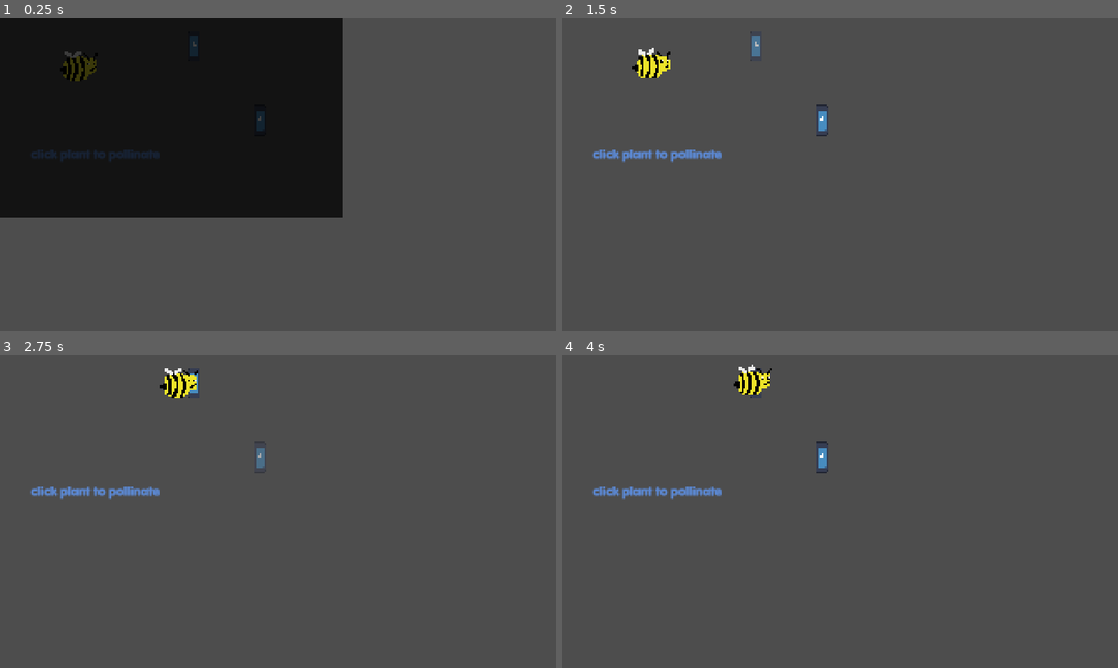
Above: before the commit, frames 1-4 (two rows, left to right).
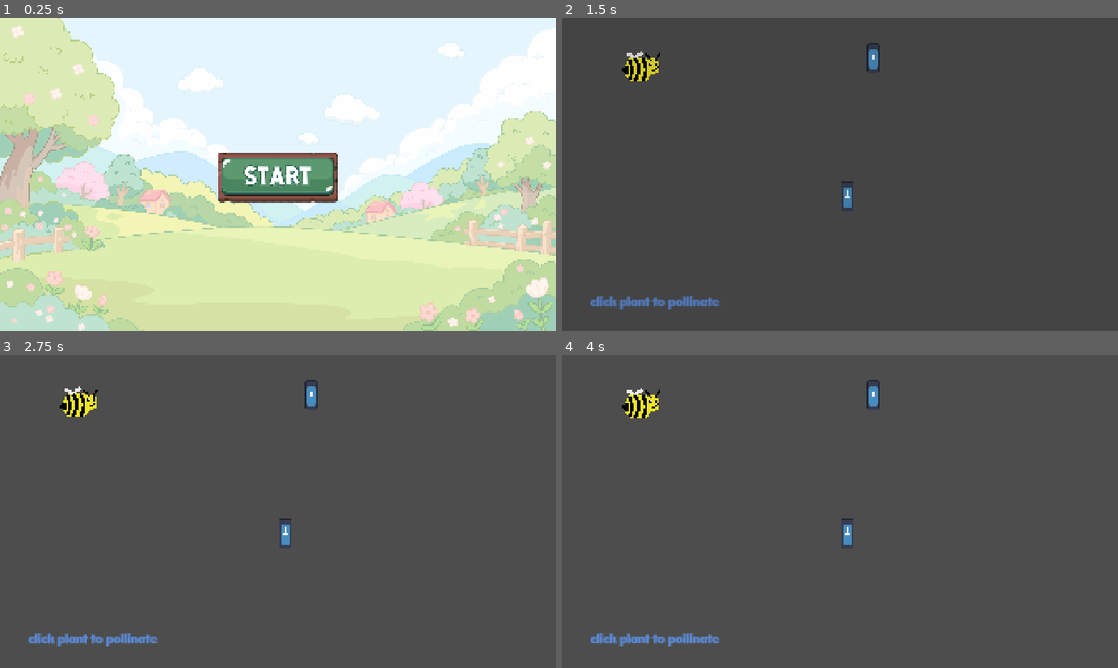
Above: after the commit, the same moments.

Repository: impzay/downtowngreens
Game: Godot game, scene res://Scenes/StartScreen.tscn
Same seed, same stepped clock (60 frames per second), same inputs: the game is played once before the commit and once after it. Before the commit the project starts from res://Scenes/main.tscn. The engine's default icon, where the game draws it, is replaced by a stand-in: a white triangle on a blue panel in a dark square. Sound files missing from this copy of the repository are replaced by a short silence.
Inputs (mouse positions are in pixels of both pictures, inside the frame that each line leads up to):
- Up to frame 1 (0.25 s): no input
- Up to frame 2 (1.5 s): click (840, 177) at 0.52 s; tap Enter at 1.25 s; move the mouse to (756, 46) at 1.27 s; click (756, 46) at 1.42 s
- Up to frame 3 (2.75 s): move the mouse to (261, 455) at 2.02 s; click (261, 455) at 2.17 s
- Up to frame 4 (4 s): move the mouse to (895, 442) at 2.77 s; click (895, 442) at 2.92 s; move the mouse to (812, 574) at 3.52 s; click (812, 574) at 3.67 s

The runs differ from the first frame. In frame 1, 100% of the frame differs, in the area x 0-100%, y 0-100%; in frame 2, 2.3%; in frame 3, 2.4%; in frame 4, 2.4%.

Commit message:
Add shader to pollinator, anchors to gui and gui tweaks.

Diff:
--- a/garden-sprouts/Scenes/Level2.tscn
+++ b/garden-sprouts/Scenes/Level2.tscn
@@ -31,10 +31,10 @@
 
 [node name="RichTextLabel" type="RichTextLabel" parent="UI" unique_id=431899170]
 layout_mode = 0
-offset_left = 106.0
-offset_top = 452.99997
-offset_right = 312.34918
-offset_bottom = 471.25394
+offset_left = 84.0
+offset_top = 931.0
+offset_right = 290.34918
+offset_bottom = 949.25397
 scale = Vector2(2.52, 2.52)
 theme_override_colors/default_color = Color(0.35888037, 0.5349528, 0.8254725, 1)
 theme_override_fonts/normal_font = ExtResource("4_ng020")
@@ -46,8 +46,8 @@
 layout_mode = 0
 offset_left = -13.0
 offset_top = -28.0
-offset_right = 1187.0
-offset_bottom = 687.0
+offset_right = 1936.0
+offset_bottom = 1087.0
 color = Color(0, 0, 0, 1)
 
 [node name="PauseScreen" parent="UI" unique_id=1818206211 instance=ExtResource("5_lgosu")]
@@ -59,17 +59,17 @@
 
 [node name="Pollinator" parent="." unique_id=741083609 instance=ExtResource("5_vn2uo")]
 z_index = 1
-position = Vector2(73, 281)
+position = Vector2(356, 371)
 
 [node name="Plant" parent="." unique_id=16015361 instance=ExtResource("6_mtqcm")]
-position = Vector2(405, 114)
+position = Vector2(716, 168)
 is_pollinated = true
 plant_type = "Carrot"
 
 [node name="Plant2" parent="." unique_id=521468968 instance=ExtResource("6_mtqcm")]
-position = Vector2(960, 155)
+position = Vector2(1259, 274)
 plant_type = "Carrot"
 
 [node name="Plant3" parent="." unique_id=470140327 instance=ExtResource("6_mtqcm")]
-position = Vector2(710, 444)
+position = Vector2(1030, 697)
 plant_type = "Carrot"
--- a/garden-sprouts/Scenes/StartScreen.tscn
+++ b/garden-sprouts/Scenes/StartScreen.tscn
@@ -44,3 +44,5 @@
 
 [node name="Quit_Button" type="TextureButton" parent="CenterContainer/VBoxContainer" unique_id=1118453889]
 layout_mode = 2
+
+[connection signal="pressed" from="CenterContainer/VBoxContainer/Start_Button" to="." method="_on_start_button_pressed"]
--- a/garden-sprouts/Scenes/level3.tscn
+++ b/garden-sprouts/Scenes/level3.tscn
@@ -26,18 +26,20 @@
 
 [node name="UI" type="Control" parent="." unique_id=543839926]
 layout_mode = 3
-anchors_preset = 0
-offset_right = 40.0
-offset_bottom = 40.0
+anchors_preset = 15
+anchor_right = 1.0
+anchor_bottom = 1.0
+grow_horizontal = 2
+grow_vertical = 2
 script = ExtResource("1_mrxql")
 metadata/_edit_use_anchors_ = true
 
 [node name="RichTextLabel" type="RichTextLabel" parent="UI" unique_id=1461654113]
 layout_mode = 0
-offset_left = 106.0
-offset_top = 452.99997
-offset_right = 312.34918
-offset_bottom = 471.25394
+offset_left = 119.0
+offset_top = 892.0
+offset_right = 325.34918
+offset_bottom = 910.25397
 scale = Vector2(2.52, 2.52)
 theme_override_colors/default_color = Color(0.35888037, 0.5349528, 0.8254725, 1)
 theme_override_fonts/normal_font = ExtResource("2_qrg6c")
@@ -49,17 +51,22 @@
 layout_mode = 0
 offset_left = -13.0
 offset_top = -28.0
-offset_right = 1187.0
-offset_bottom = 687.0
+offset_right = 1975.0
+offset_bottom = 1117.0
 mouse_filter = 2
 color = Color(0, 0, 0, 1)
 
 [node name="ReplayButton" type="Button" parent="UI" unique_id=455660068]
-layout_mode = 0
-offset_left = 963.0
-offset_top = 9.0
-offset_right = 1122.0
-offset_bottom = 79.0
+layout_mode = 1
+anchors_preset = -1
+anchor_left = 0.312
+anchor_top = 0.22
+anchor_right = 1.02
+anchor_bottom = 1.0
+offset_left = 1399.0
+offset_top = 862.0
+offset_right = 1566.0
+offset_bottom = 932.0
 theme_override_fonts/font = ExtResource("2_qrg6c")
 theme_override_font_sizes/font_size = 43
 text = "Replay!"
@@ -76,20 +83,20 @@
 position = Vector2(104, 339)
 
 [node name="Plant" parent="." unique_id=16015361 instance=ExtResource("4_qrg6c")]
-position = Vector2(559, 124)
+position = Vector2(704, 95)
 is_pollinated = true
 plant_type = "Carrot"
 
 [node name="Plant2" parent="." unique_id=521468968 instance=ExtResource("4_qrg6c")]
-position = Vector2(911, 195)
+position = Vector2(1568, 149)
 plant_type = "Pumpkin"
 
 [node name="Plant3" parent="." unique_id=470140327 instance=ExtResource("4_qrg6c")]
-position = Vector2(590, 502)
+position = Vector2(708, 747)
 plant_type = "Carrot"
 
 [node name="Plant4" parent="." unique_id=657675004 instance=ExtResource("4_qrg6c")]
-position = Vector2(972, 445)
+position = Vector2(1402, 699)
 is_pollinated = true
 plant_type = "Pumpkin"
 
--- a/garden-sprouts/Scenes/main.tscn
+++ b/garden-sprouts/Scenes/main.tscn
@@ -22,10 +22,10 @@
 
 [node name="RichTextLabel" type="RichTextLabel" parent="UI" unique_id=650406494]
 layout_mode = 0
-offset_left = 106.0
-offset_top = 452.99997
-offset_right = 312.34918
-offset_bottom = 471.25394
+offset_left = 97.0
+offset_top = 962.0
+offset_right = 303.34918
+offset_bottom = 980.25397
 scale = Vector2(2.52, 2.52)
 theme_override_colors/default_color = Color(0.35888037, 0.5349528, 0.8254725, 1)
 theme_override_fonts/normal_font = ExtResource("2_kry3j")
@@ -36,17 +36,17 @@
 layout_mode = 0
 offset_left = -13.0
 offset_top = -28.0
-offset_right = 1187.0
-offset_bottom = 687.0
+offset_right = 1932.0
+offset_bottom = 1083.0
 color = Color(0, 0, 0, 1)
 
 [node name="Plant" parent="." unique_id=16015361 instance=ExtResource("2_jjvhh")]
-position = Vector2(672, 95)
+position = Vector2(1076, 137)
 is_pollinated = true
 plant_type = "Pumpkin"
 
 [node name="Plant2" parent="." unique_id=1843008272 instance=ExtResource("2_jjvhh")]
-position = Vector2(899, 351)
+position = Vector2(987, 614)
 plant_type = "Pumpkin"
 
 [node name="Pollinator" parent="." unique_id=741083609 instance=ExtResource("3_kry3j")]
--- a/garden-sprouts/Scenes/pollinator.tscn
+++ b/garden-sprouts/Scenes/pollinator.tscn
@@ -2,6 +2,14 @@
 
 [ext_resource type="Script" uid="uid://cik0frxb4k8bs" path="res://Scripts/pollinator.gd" id="1_dkmy2"]
 [ext_resource type="Texture2D" uid="uid://benoflgth37vu" path="res://Assets/Sprites/beesheett.png" id="2_qrert"]
+[ext_resource type="Shader" uid="uid://bjdxwini7arki" path="res://glow_outline.gdshader" id="2_su87t"]
+
+[sub_resource type="ShaderMaterial" id="ShaderMaterial_su87t"]
+shader = ExtResource("2_su87t")
+shader_parameter/glow_color = Color(1, 1, 1, 1)
+shader_parameter/glow_size = 0.0
+shader_parameter/glow_strength = 3.290000156275
+shader_parameter/samples = 4
 
 [sub_resource type="AtlasTexture" id="AtlasTexture_su87t"]
 atlas = ExtResource("2_qrert")
@@ -47,6 +55,7 @@
 script = ExtResource("1_dkmy2")
 
 [node name="AnimatedSprite2D" type="AnimatedSprite2D" parent="." unique_id=1120729021]
+material = SubResource("ShaderMaterial_su87t")
 position = Vector2(0, -1)
 scale = Vector2(2.1817431, 2.1817431)
 sprite_frames = SubResource("SpriteFrames_g4v7s")
--- a/garden-sprouts/Scripts/pollinator.gd
+++ b/garden-sprouts/Scripts/pollinator.gd
@@ -6,6 +6,7 @@
 var total_plants_pollinated: int = 0;
 var held_pollen: String = "";
 var level: int = 1
+
 @export var transition_time: int
 @onready var sfx_handler = get_parent().get_node("Sound_Handler")
 @onready var sprite = $AnimatedSprite2D
@@ -111,3 +112,6 @@
 
 func get_plant():
 	return mouse_over_plant
+
+func set_glow(on: bool) -> void:
+	$AnimatedSprite2D.material.set_shader_parameter("glow_strength", 1.5 if on else 0.0)
--- a/garden-sprouts/Scripts/start_screen.gd
+++ b/garden-sprouts/Scripts/start_screen.gd
@@ -3,8 +3,9 @@
 func _ready():
 	$CenterContainer/VBoxContainer/Start_Button.grab_focus()
 
-func _on_play_button_pressed():
-		get_tree().change_scene_to_file("res://main.tscn")
-
 func _on_quit_button_pressed():
 	get_tree().quit()
+
+
+func _on_start_button_pressed() -> void:
+	get_tree().change_scene_to_file("res://Scenes/main.tscn")
--- /dev/null
+++ b/garden-sprouts/glow_outline.gdshader
@@ -0,0 +1,28 @@
+shader_type canvas_item;
+
+uniform vec4 glow_color : source_color = vec4(1.0, 0.85, 0.3, 1.0);
+uniform float glow_size : hint_range(0.0, 20.0) = 6.0;      // how far the glow reaches, in pixels
+uniform float glow_strength : hint_range(0.0, 4.0) = 1.5;   // how bright/solid it gets near the edge
+uniform int samples : hint_range(4, 32) = 16;               // directions checked; more = smoother
+
+void fragment() {
+	vec4 base = texture(TEXTURE, UV);
+
+	// Look outward in a circle of directions, at 3 distances each.
+	// Closer samples count more, which gives the soft falloff.
+	float glow = 0.0;
+	for (int i = 0; i < samples; i++) {
+		float angle = TAU * float(i) / float(samples);
+		vec2 dir = vec2(cos(angle), sin(angle));
+		for (float r = 1.0; r <= 3.0; r += 1.0) {
+			vec2 offset = dir * TEXTURE_PIXEL_SIZE * glow_size * (r / 3.0);
+			float weight = (4.0 - r) / 3.0;
+			glow += texture(TEXTURE, UV + offset).a * weight;
+		}
+	}
+	glow = clamp(glow / (float(samples) * 2.0) * glow_strength, 0.0, 1.0);
+
+	// Glow underneath, original sprite drawn on top
+	vec4 outline = vec4(glow_color.rgb, glow_color.a * glow);
+	COLOR = mix(outline, base, base.a);
+}
--- a/garden-sprouts/main.tscn
+++ /dev/null
@@ -1,3 +0,0 @@
-[gd_scene format=3 uid="uid://c5edpo5kmx768"]
-
-[node name="Main" type="Node2D" unique_id=268824148]
--- a/garden-sprouts/project.godot
+++ b/garden-sprouts/project.godot
@@ -11,7 +11,7 @@
 [application]
 
 config/name="garden_sprouts"
-run/main_scene="uid://b0l8qtqddlnj3"
+run/main_scene="uid://d2j5nlm72lmdy"
 config/features=PackedStringArray("4.7", "Forward Plus")
 config/icon="res://icon.svg"
 
Not shown, added: garden-sprouts/glow_outline.gdshader.uid
